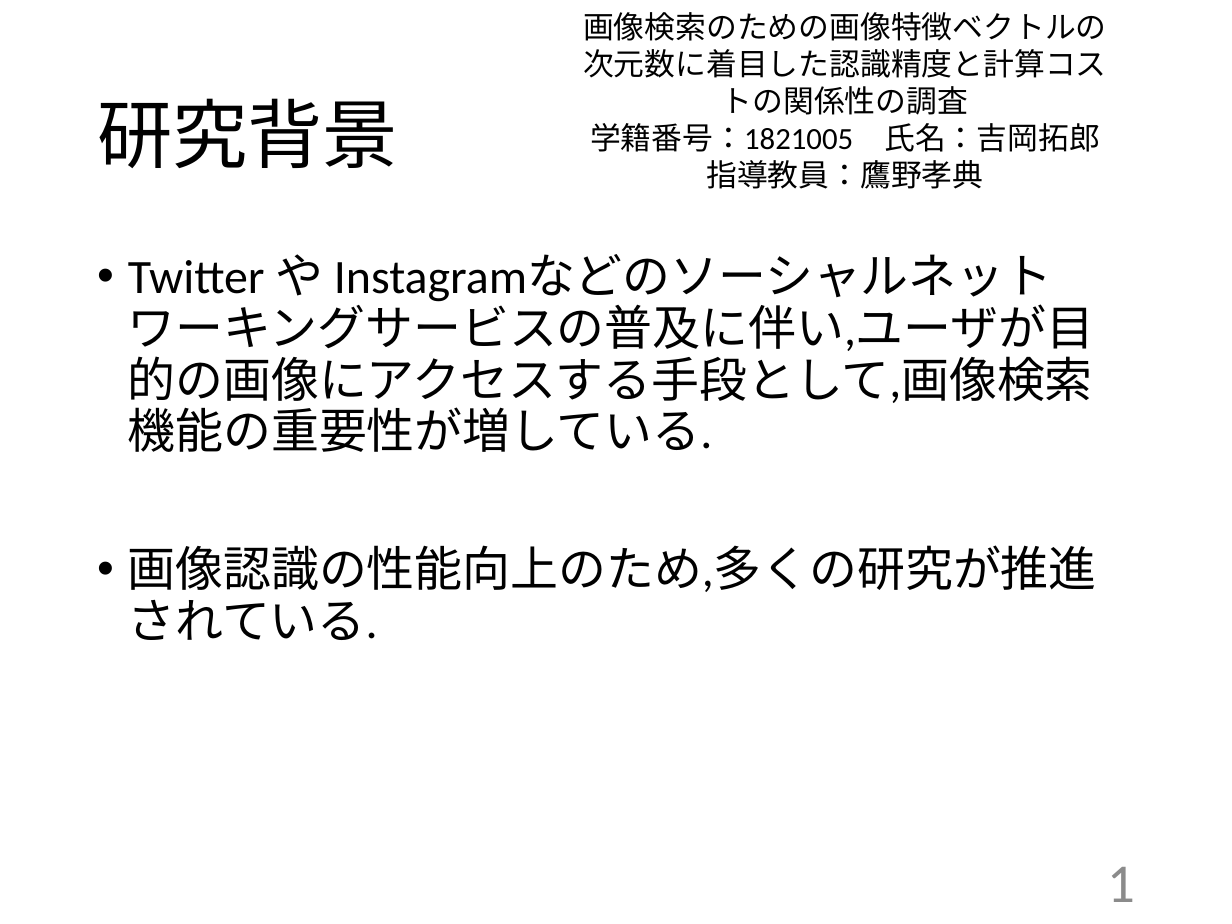
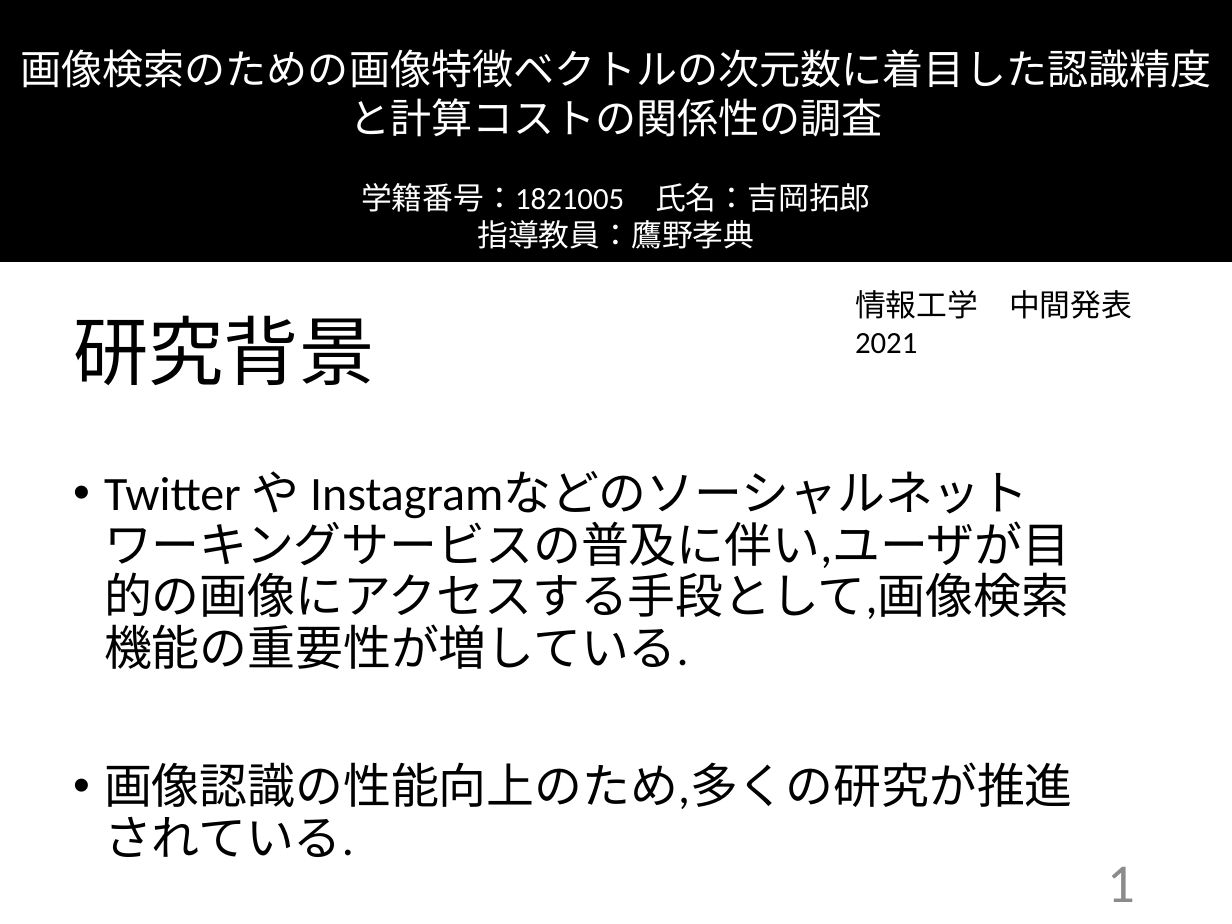
Before and after one commit to kait-takanolab/1821005-yoshioka-thesis, a slide deck: slide 1 of 1821005_中間発表.pptx. Drawn at 1232x924 pixels with LibreOffice and Linux fonts; fonts in the diff are those of the drawing. Boxes give left, top, right and bottom in pixels: in the first picture for what was removed or moved away, otherwise in the second. Text is boxed around its words. In the diff, an @@ line names an element or a change of style, - is before the commit and + after.

```diff
--- a/1821005_中間発表.pptx
+++ b/1821005_中間発表.pptx
@@ rectangle "画像検索のための画像特徴ベクトルの次元数に着目した認識精度と計算コストの関係性の調査" resized from (x1=583, y1=12, x2=1107, y2=189) to (x1=0, y1=0, x2=1232, y2=261) @@
@@ rectangle "画像検索のための画像特徴ベクトルの次元数に着目した認識精度と計算コストの関係性の調査" at (x1=0, y1=0, x2=1232, y2=261): size 18 to 24 pt in "画像検索のための画像特徴ベクトルの次元数に着目した認識精度と計算コストの関係性の調査"; text colour #000000 to #FFFFFF; fill none to #000000; outline none to #000000 1 pt @@
@@ title "研究背景" moved from (x1=97, y1=98, x2=398, y2=168) to (x1=73, y1=315, x2=374, y2=385) @@
@@ text added at (x1=855, y1=290, x2=1132, y2=319), 18 pt, text #000000 @@
+情報工学 中間発表 2021
@@ text "Twitter や Instagramなどのソーシャルネットワーキングサービスの普及に伴い,ユーザが目的の画像にアクセス ..." moved from (x1=128, y1=254, x2=1097, y2=640) to (x1=104, y1=471, x2=1073, y2=857) @@
```
